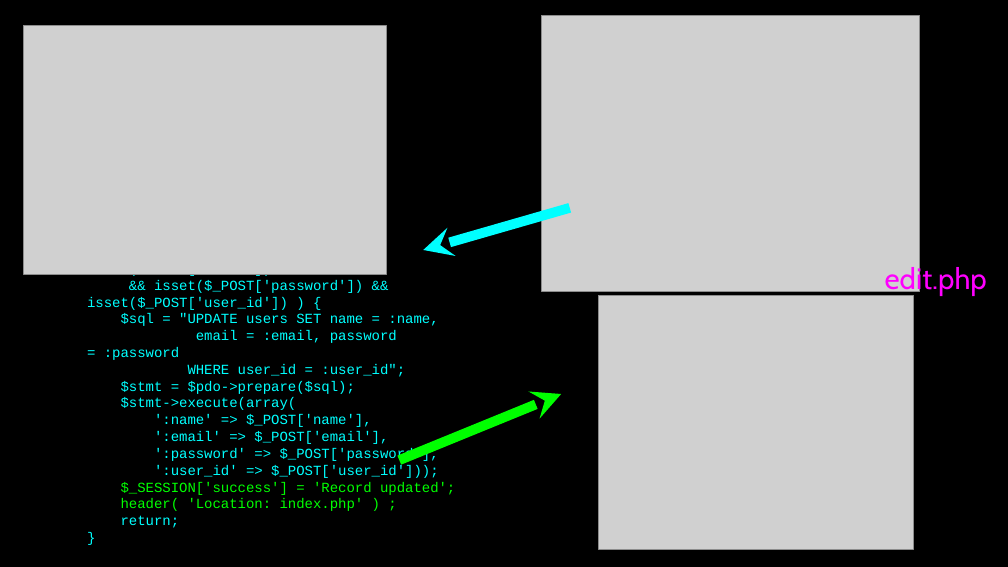
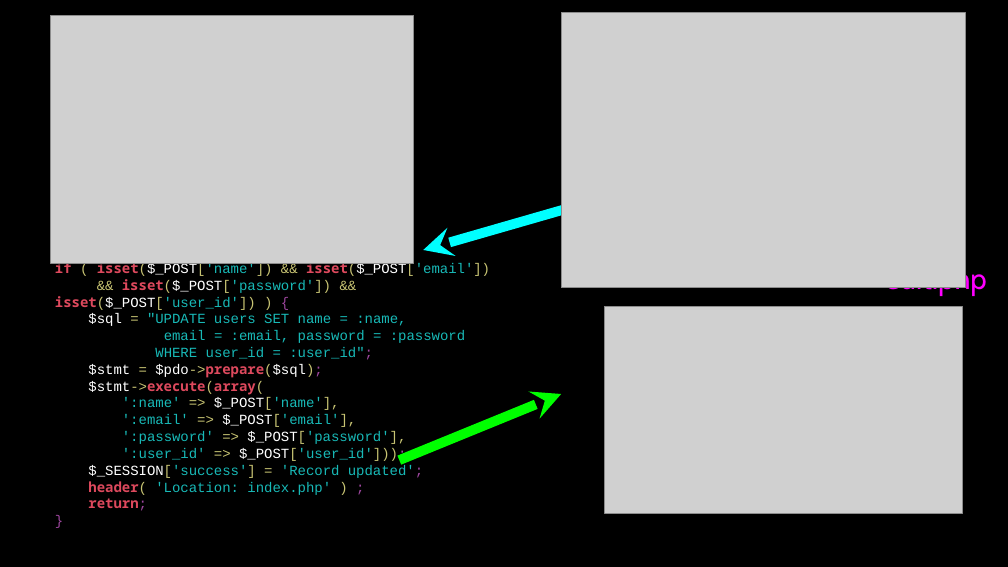
Before and after one commit to csev/wa4e, a slide deck: slide 15 of lectures/PHP-08-CRUD.ppt. Drawn at 1008x567 pixels with LibreOffice and Linux fonts; fonts in the diff are those of the drawing; grey boxes stand for pictures. Boxes give left, top, right and bottom in pixels: in the first picture for what was removed or moved away, otherwise in the second. Text is boxed around its words. In the diff, an @@ line names an element or a change of style, - is before the commit and + after.

```diff
--- a/lectures/PHP-08-CRUD.ppt
+++ b/lectures/PHP-08-CRUD.ppt
@@ picture: place and size @@
-picture at [24, 26, 387, 274]
+picture at [51, 15, 414, 263]
@@ picture: place and size @@
-picture at [541, 16, 919, 292]
+picture at [561, 13, 966, 288]
@@ text "if ( isset($_POST['name']) && isset($_POST['email'])": place and size @@
-text "if ( isset($_POST['name']) && isset($_POST['email'])" at [87, 274, 455, 528]
+text "if ( isset($_POST['name']) && isset($_POST['email'])" at [55, 259, 490, 511]
@@ text "if ( isset($_POST['name']) && isset($_POST['email'])" at [55, 259, 490, 511]: font Courier New to Noto Sans Mono, bold on in "if isset($_POST['name']) isset($_POST['email'])", "isset($_POST['password']) isset($_POST['user_id'])", "$pdo->prepare($sql);", "$stmt->execute(array(" and 2 more places; text colour #00FFFF to #DD495D in "if isset($_POST['name']) isset($_POST['email'])", "isset($_POST['password']) isset($_POST['user_id'])", "$pdo->prepare($sql);", "$stmt->execute(array(" and 1 more places; text colour #00FFFF to #C8C473 in "( isset($_POST['name']) && isset($_POST['email'])", "&& isset($_POST['password']) && isset($_POST['user_id']) )", "=", "= $pdo->prepare($sql);" and 5 more places; text colour #00FFFF to #FFFFFF in "isset($_POST['name']) isset($_POST['email'])", "isset($_POST['password']) isset($_POST['user_id'])", "$sql", "$stmt $pdo->prepare($sql);" and 5 more places; text colour #00FFFF to #18B9B7 in "isset($_POST['name']) isset($_POST['email'])", "isset($_POST['password']) isset($_POST['user_id'])", ""UPDATE users SET name = :name,", "email = :email, password = :password" and 5 more places; text colour #00FFFF to #9F47A0 in "{", ":user_id";", "$pdo->prepare($sql);", "$_POST['user_id']));" and 2 more places; text colour #00FF00 to #FFFFFF in "$_SESSION['success']"; text colour #00FF00 to #C8C473 in "$_SESSION['success'] =", "header( )"; text colour #00FF00 to #18B9B7 in "$_SESSION['success'] 'Record updated';", "'Location: index.php'"; text colour #00FF00 to #9F47A0 in "updated';", ";"; text colour #00FF00 to #DD495D in "header(" @@
@@ picture: place and size @@
-picture at [599, 295, 914, 549]
+picture at [605, 306, 963, 514]
```
Also in this commit, not shown: 10 other slides changed, 1 slide added, 1 slide removed.
